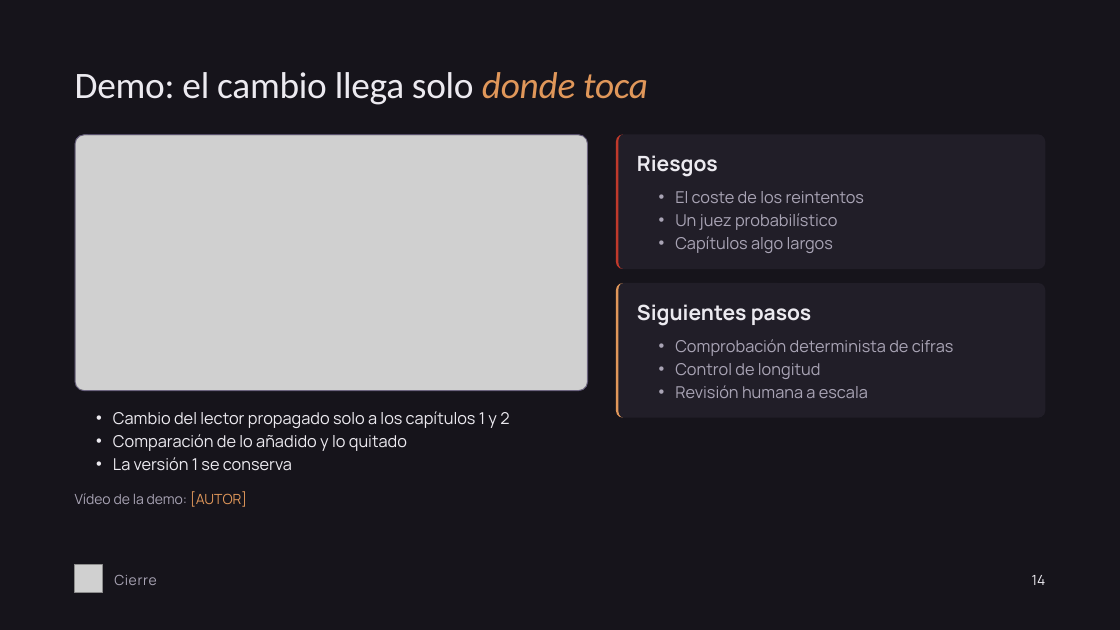
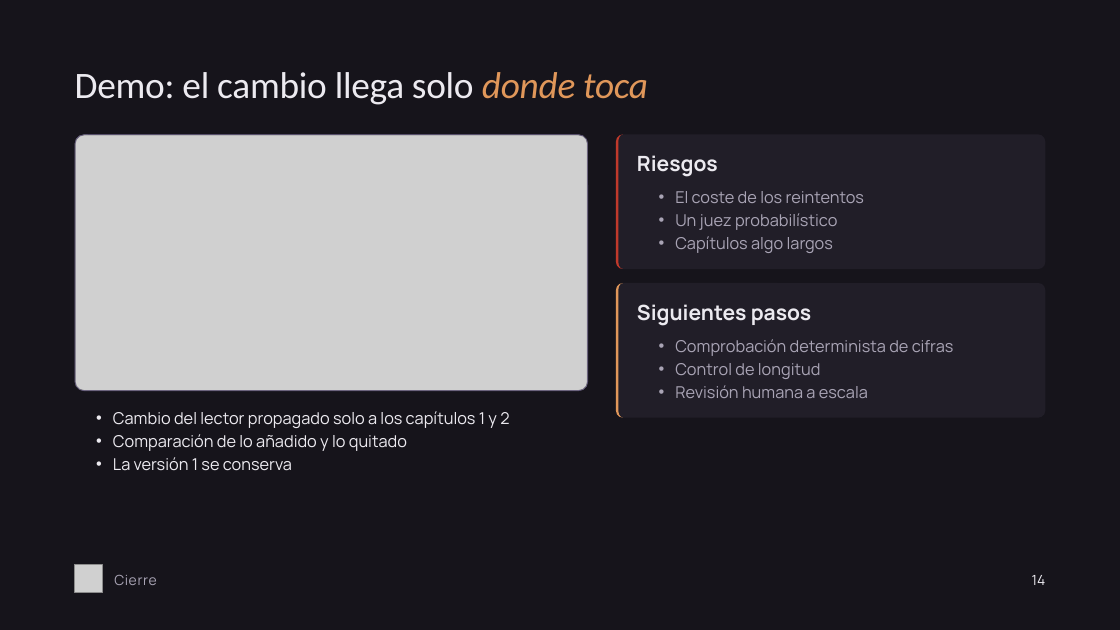
Before and after one commit to HaroldSebastianqaracter/novelas-de-horror-espacial, a slide deck: slide 14 of presentacion/storymaker-deck.pptx. Drawn at 1120x630 pixels with LibreOffice and Linux fonts; fonts in the diff are those of the drawing; grey boxes stand for pictures; background and template pictures are left out. Boxes give left, top, right and bottom in pixels: in the first picture for what was removed or moved away, otherwise in the second. Text is boxed around its words. In the diff, an @@ line names an element or a change of style, - is before the commit and + after.

```diff
--- a/presentacion/storymaker-deck.pptx
+++ b/presentacion/storymaker-deck.pptx
@@ text removed at (75,491,247,507) @@
-Vídeo de la demo: [AUTOR]
```
Also in this commit, not shown: 2 other slides changed, 9 other files.
